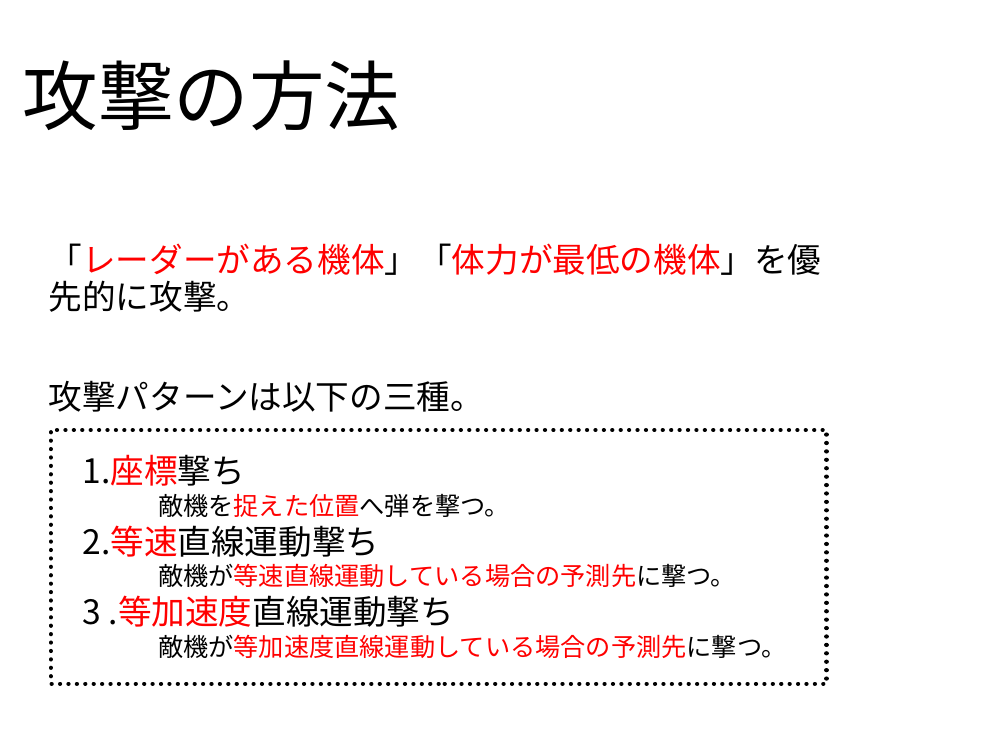
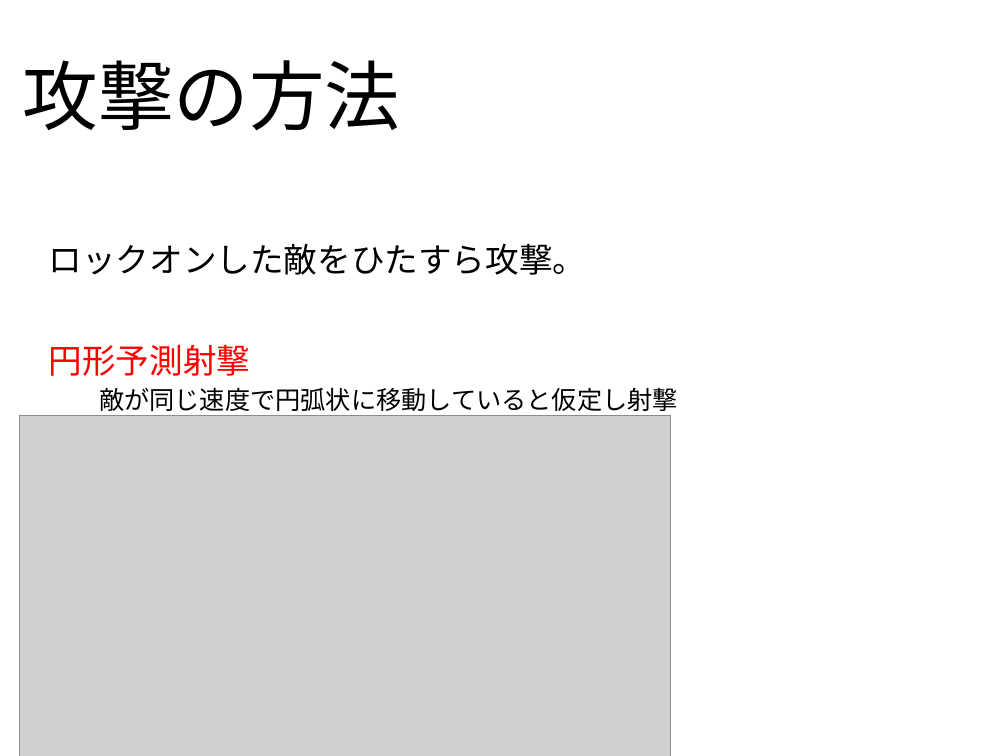
Before and after one commit to PBLB2015group06/TankSim, a slide deck: slide 6 of 期末スライド.pptx. Drawn at 1008x756 pixels with LibreOffice and Linux fonts; fonts in the diff are those of the drawing; grey boxes stand for pictures; background and template pictures are left out. Boxes give left, top, right and bottom in pixels: in the first picture for what was removed or moved away, otherwise in the second. Text is boxed around its words. In the diff, an @@ line names an element or a change of style, - is before the commit and + after.

Commit message:
提出したプログラムに合わせて内容を変更しました。

```diff
--- a/期末スライド.pptx
+++ b/期末スライド.pptx
@@ subtitle at (49, 243, 678, 411): text changed; size 24 to 18 pt @@
-「レーダーがある機体」「体力が最低の機体」を優先的に攻撃。
-攻撃パターンは以下の三種。
+ロックオンした敵をひたすら攻撃。
+円形予測射撃
+  敵が同じ速度で円弧状に移動していると仮定し射撃
@@ picture added at (19, 416, 670, 756) @@
@@ rectangle removed at (50, 430, 827, 684) @@
-1.座標撃ち
-敵機を捉えた位置へ弾を撃つ。
-2.等速直線運動撃ち
-敵機が等速直線運動している場合の予測先に撃つ。
-3 .等加速度直線運動撃ち
-敵機が等加速度直線運動している場合の予測先に撃つ。
```
Also in this commit, not shown: 5 other slides changed, 2 slides added, 3 slides removed.
